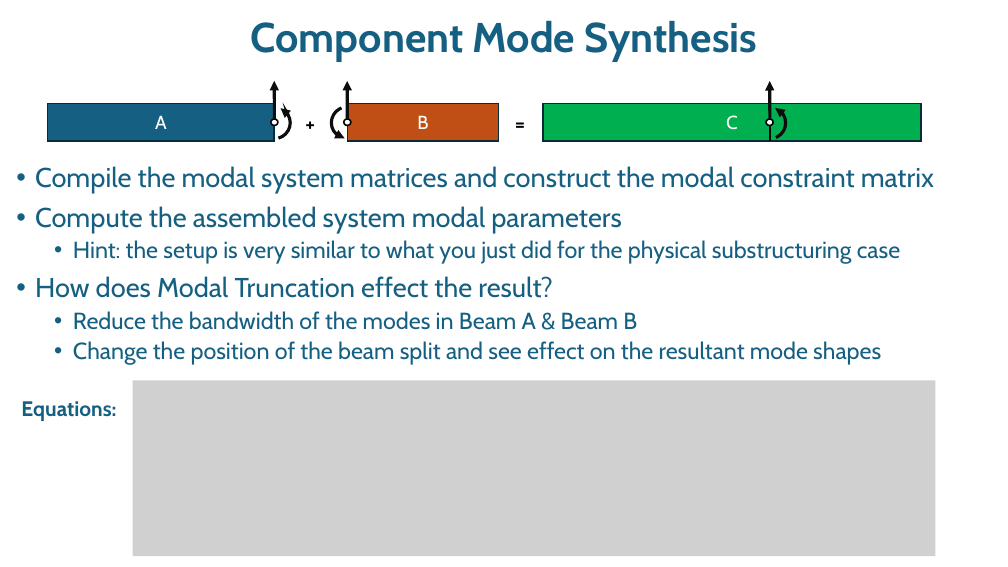
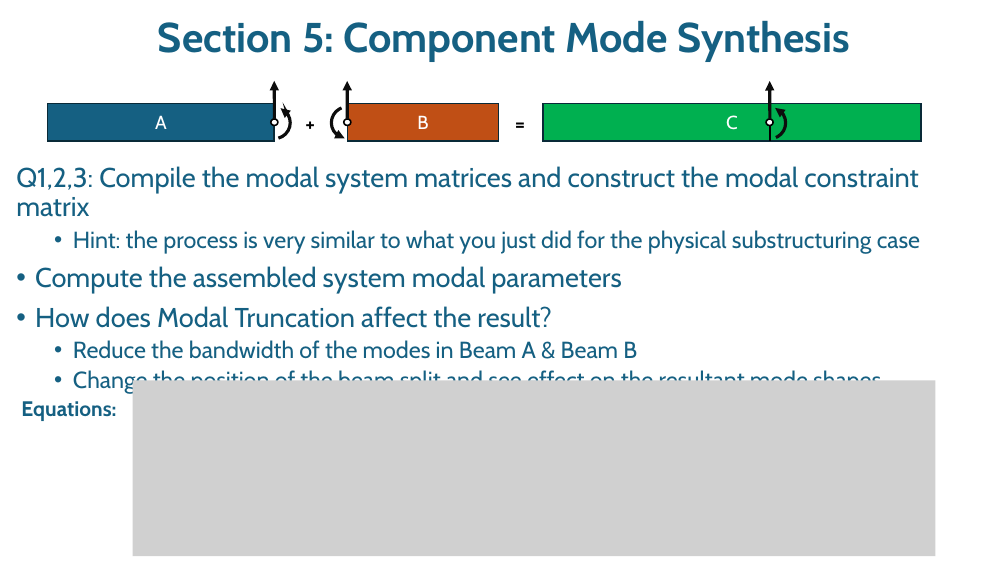
Before and after one commit to spcarte/IMAC_Substructuring_ShortCourse, a slide deck: slide 9 of Course Notes/Mod5_NumericalExamples.pptx. Drawn at 1008x567 pixels with LibreOffice and Linux fonts; fonts in the diff are those of the drawing; grey boxes stand for pictures; background and template pictures are left out. Boxes give left, top, right and bottom in pixels: in the first picture for what was removed or moved away, otherwise in the second. Text is boxed around its words. In the diff, an @@ line names an element or a change of style, - is before the commit and + after.

```diff
--- a/Course Notes/Mod5_NumericalExamples.pptx
+++ b/Course Notes/Mod5_NumericalExamples.pptx
@@ title at (158,20,850,62): text changed @@
-Component Mode Synthesis
+Section 5: Component Mode Synthesis
@@ text at (16,166,920,254): text changed; size 25.9 to 22.2 pt @@
-• Compile the modal system matrices and construct the modal constraint matrix
+Q1,2,3: Compile the modal system matrices and construct the modal constraint matrix
+  • Hint: the process is very similar to what you just did for the physical substructuring case
@@ text at (35,306,552,328): text changed; size 22.2 to 25.9 pt @@
-  • Hint: the setup is very similar to what you just did for the physical substructuring case
-• How does Modal Truncation effect the result?
+• How does Modal Truncation affect the result?
```
Also in this commit, not shown: 11 other slides changed.
